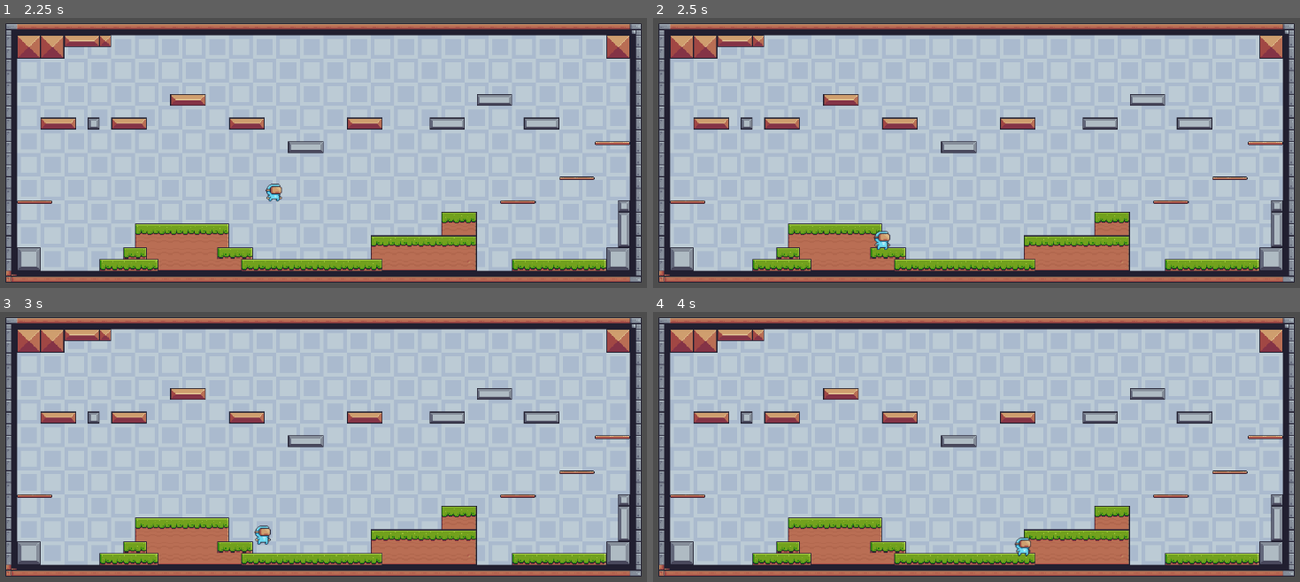
Above: before the commit, frames 1-4 (two rows, left to right).
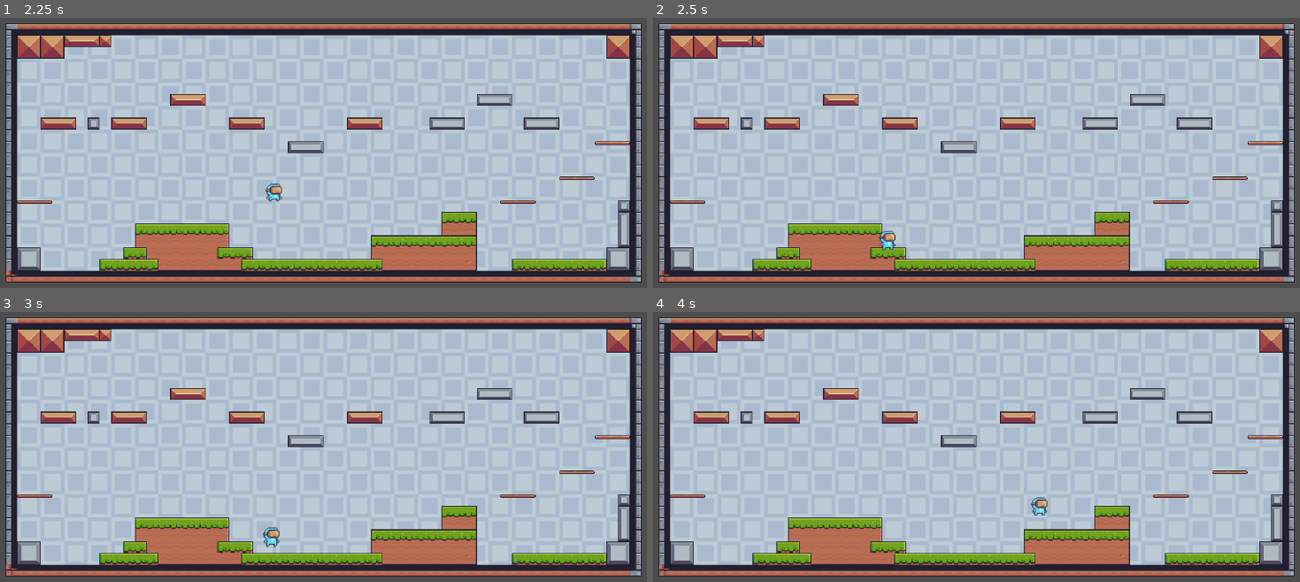
Above: after the commit, the same moments.

Repository: techwithdani/Pixel-Quest
Game: Godot game, scene res://Scenes/level_0.tscn
Same seed, same stepped clock (60 frames per second), same inputs: the game is played once before the commit and once after it.
Inputs:
- Up to frame 1 (2.25 s): tap Enter (ui_accept) at 0.5, 0.77, 1.52 s; hold Right (ui_right) 0.53-2.03 s; hold Left (ui_left) from 2.03 s (still down)
- Up to frame 2 (2.5 s): keep holding Left (ui_left)
- Up to frame 3 (3 s): release Left (ui_left) at 2.78 s; hold Right (ui_right) from 2.78 s (still down)
- Up to frame 4 (4 s): keep holding Right (ui_right); tap Enter (ui_accept) at 3.02, 3.77 s

Frame 1 is identical in both runs. In frame 2, 0.2% of the frame differs, in the area x 34-38%, y 78-86%; in frame 3, 0.2%; in frame 4, 0.3%, in the area x 55-62%, y 68-91%.

Commit message:
Update level_0.tscn

Diff:
--- a/Scenes/level_0.tscn
+++ b/Scenes/level_0.tscn
@@ -90,12 +90,14 @@
 6:1/0 = 0
 6:1/0/physics_layer_0/linear_velocity = Vector2(0, 0)
 6:1/0/physics_layer_0/angular_velocity = 0.0
+6:1/0/physics_layer_0/polygon_0/points = PackedVector2Array(-8, -8, 8, -8, 8, 8, -8, 8)
 7:1/0 = 0
 7:1/0/physics_layer_0/linear_velocity = Vector2(0, 0)
 7:1/0/physics_layer_0/angular_velocity = 0.0
 8:1/0 = 0
 8:1/0/physics_layer_0/linear_velocity = Vector2(0, 0)
 8:1/0/physics_layer_0/angular_velocity = 0.0
+8:1/0/physics_layer_0/polygon_0/points = PackedVector2Array(-8, -8, 8, -8, 8, 8, -8, 8)
 9:1/0 = 0
 9:1/0/physics_layer_0/linear_velocity = Vector2(0, 0)
 9:1/0/physics_layer_0/angular_velocity = 0.0
@@ -145,12 +147,15 @@
 6:2/0 = 0
 6:2/0/physics_layer_0/linear_velocity = Vector2(0, 0)
 6:2/0/physics_layer_0/angular_velocity = 0.0
+6:2/0/physics_layer_0/polygon_0/points = PackedVector2Array(-8, -8, 8, -8, 8, 8, -8, 8)
 7:2/0 = 0
 7:2/0/physics_layer_0/linear_velocity = Vector2(0, 0)
 7:2/0/physics_layer_0/angular_velocity = 0.0
+7:2/0/physics_layer_0/polygon_0/points = PackedVector2Array(-8, -8, 8, -8, 8, 8, -8, 8)
 8:2/0 = 0
 8:2/0/physics_layer_0/linear_velocity = Vector2(0, 0)
 8:2/0/physics_layer_0/angular_velocity = 0.0
+8:2/0/physics_layer_0/polygon_0/points = PackedVector2Array(-8, -8, 8, -8, 8, 8, -8, 8)
 13:2/0 = 0
 13:2/0/physics_layer_0/linear_velocity = Vector2(0, 0)
 13:2/0/physics_layer_0/angular_velocity = 0.0
@@ -267,12 +272,14 @@
 6:5/0 = 0
 6:5/0/physics_layer_0/linear_velocity = Vector2(0, 0)
 6:5/0/physics_layer_0/angular_velocity = 0.0
+6:5/0/physics_layer_0/polygon_0/points = PackedVector2Array(-8, -8, 8, -8, 8, 8, -8, 8)
 7:5/0 = 0
 7:5/0/physics_layer_0/linear_velocity = Vector2(0, 0)
 7:5/0/physics_layer_0/angular_velocity = 0.0
 8:5/0 = 0
 8:5/0/physics_layer_0/linear_velocity = Vector2(0, 0)
 8:5/0/physics_layer_0/angular_velocity = 0.0
+8:5/0/physics_layer_0/polygon_0/points = PackedVector2Array(-8, -8, 8, -8, 8, 8, -8, 8)
 9:5/0 = 0
 9:5/0/physics_layer_0/linear_velocity = Vector2(0, 0)
 9:5/0/physics_layer_0/angular_velocity = 0.0
@@ -298,18 +305,23 @@
 17:5/0 = 0
 17:5/0/physics_layer_0/linear_velocity = Vector2(0, 0)
 17:5/0/physics_layer_0/angular_velocity = 0.0
+17:5/0/physics_layer_0/polygon_0/points = PackedVector2Array(-8, -8, 8, -8, 8, 8, -8, 8)
 18:5/0 = 0
 18:5/0/physics_layer_0/linear_velocity = Vector2(0, 0)
 18:5/0/physics_layer_0/angular_velocity = 0.0
+18:5/0/physics_layer_0/polygon_0/points = PackedVector2Array(-8, -8, 8, -8, 8, 8, -8, 8)
 19:5/0 = 0
 19:5/0/physics_layer_0/linear_velocity = Vector2(0, 0)
 19:5/0/physics_layer_0/angular_velocity = 0.0
+19:5/0/physics_layer_0/polygon_0/points = PackedVector2Array(-8, -8, 8, -8, 8, 8, -8, 8)
 20:5/0 = 0
 20:5/0/physics_layer_0/linear_velocity = Vector2(0, 0)
 20:5/0/physics_layer_0/angular_velocity = 0.0
+20:5/0/physics_layer_0/polygon_0/points = PackedVector2Array(-8, -8, 8, -8, 8, 8, -8, 8)
 21:5/0 = 0
 21:5/0/physics_layer_0/linear_velocity = Vector2(0, 0)
 21:5/0/physics_layer_0/angular_velocity = 0.0
+21:5/0/physics_layer_0/polygon_0/points = PackedVector2Array(-8, -8, 8, -8, 8, 8, -8, 8)
 0:6/0 = 0
 0:6/0/physics_layer_0/linear_velocity = Vector2(0, 0)
 0:6/0/physics_layer_0/angular_velocity = 0.0
@@ -325,12 +337,15 @@
 6:6/0 = 0
 6:6/0/physics_layer_0/linear_velocity = Vector2(0, 0)
 6:6/0/physics_layer_0/angular_velocity = 0.0
+6:6/0/physics_layer_0/polygon_0/points = PackedVector2Array(-8, -8, 8, -8, 8, 8, -8, 8)
 7:6/0 = 0
 7:6/0/physics_layer_0/linear_velocity = Vector2(0, 0)
 7:6/0/physics_layer_0/angular_velocity = 0.0
+7:6/0/physics_layer_0/polygon_0/points = PackedVector2Array(-8, -8, 8, -8, 8, 8, -8, 8)
 8:6/0 = 0
 8:6/0/physics_layer_0/linear_velocity = Vector2(0, 0)
 8:6/0/physics_layer_0/angular_velocity = 0.0
+8:6/0/physics_layer_0/polygon_0/points = PackedVector2Array(-8, -8, 8, -8, 8, 8, -8, 8)
 13:6/0 = 0
 13:6/0/physics_layer_0/linear_velocity = Vector2(0, 0)
 13:6/0/physics_layer_0/angular_velocity = 0.0
@@ -346,12 +361,15 @@
 17:6/0 = 0
 17:6/0/physics_layer_0/linear_velocity = Vector2(0, 0)
 17:6/0/physics_layer_0/angular_velocity = 0.0
+17:6/0/physics_layer_0/polygon_0/points = PackedVector2Array(-8, -8, 8, -8, 8, 8, -8, 8)
 18:6/0 = 0
 18:6/0/physics_layer_0/linear_velocity = Vector2(0, 0)
 18:6/0/physics_layer_0/angular_velocity = 0.0
+18:6/0/physics_layer_0/polygon_0/points = PackedVector2Array(-8, -8, 8, -8, 8, 8, -8, 8)
 19:6/0 = 0
 19:6/0/physics_layer_0/linear_velocity = Vector2(0, 0)
 19:6/0/physics_layer_0/angular_velocity = 0.0
+19:6/0/physics_layer_0/polygon_0/points = PackedVector2Array(-8, -8, 8, -8, 8, 8, -8, 8)
 0:8/0 = 0
 0:8/0/physics_layer_0/linear_velocity = Vector2(0, 0)
 0:8/0/physics_layer_0/angular_velocity = 0.0
@@ -440,12 +458,14 @@
 6:9/0 = 0
 6:9/0/physics_layer_0/linear_velocity = Vector2(0, 0)
 6:9/0/physics_layer_0/angular_velocity = 0.0
+6:9/0/physics_layer_0/polygon_0/points = PackedVector2Array(-8, -8, 8, -8, 8, 8, -8, 8)
 7:9/0 = 0
 7:9/0/physics_layer_0/linear_velocity = Vector2(0, 0)
 7:9/0/physics_layer_0/angular_velocity = 0.0
 8:9/0 = 0
 8:9/0/physics_layer_0/linear_velocity = Vector2(0, 0)
 8:9/0/physics_layer_0/angular_velocity = 0.0
+8:9/0/physics_layer_0/polygon_0/points = PackedVector2Array(-8, -8, 8, -8, 8, 8, -8, 8)
 9:9/0 = 0
 9:9/0/physics_layer_0/linear_velocity = Vector2(0, 0)
 9:9/0/physics_layer_0/angular_velocity = 0.0
@@ -499,12 +519,15 @@
 6:10/0 = 0
 6:10/0/physics_layer_0/linear_velocity = Vector2(0, 0)
 6:10/0/physics_layer_0/angular_velocity = 0.0
+6:10/0/physics_layer_0/polygon_0/points = PackedVector2Array(-8, -8, 8, -8, 8, 8, -8, 8)
 7:10/0 = 0
 7:10/0/physics_layer_0/linear_velocity = Vector2(0, 0)
 7:10/0/physics_layer_0/angular_velocity = 0.0
+7:10/0/physics_layer_0/polygon_0/points = PackedVector2Array(-8, -8, 8, -8, 8, 8, -8, 8)
 8:10/0 = 0
 8:10/0/physics_layer_0/linear_velocity = Vector2(0, 0)
 8:10/0/physics_layer_0/angular_velocity = 0.0
+8:10/0/physics_layer_0/polygon_0/points = PackedVector2Array(-8, -8, 8, -8, 8, 8, -8, 8)
 13:10/0 = 0
 13:10/0/physics_layer_0/linear_velocity = Vector2(0, 0)
 13:10/0/physics_layer_0/angular_velocity = 0.0
